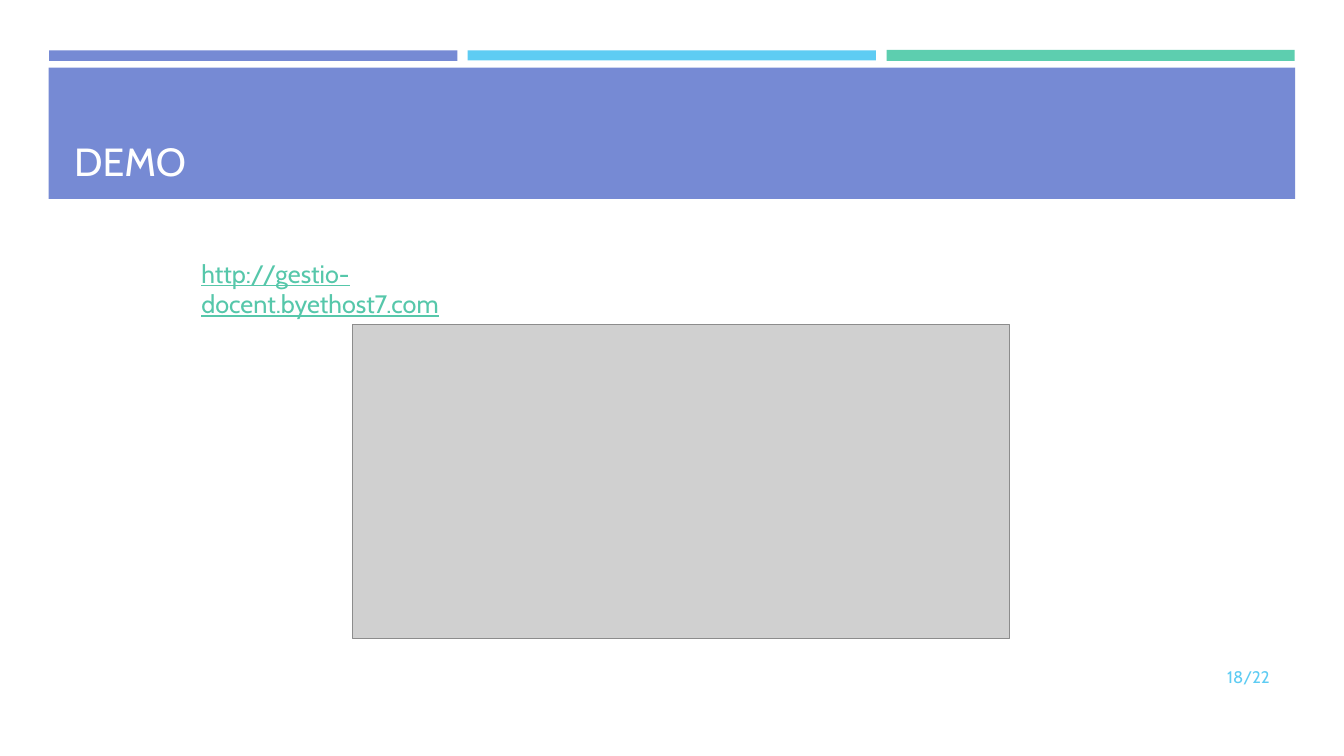
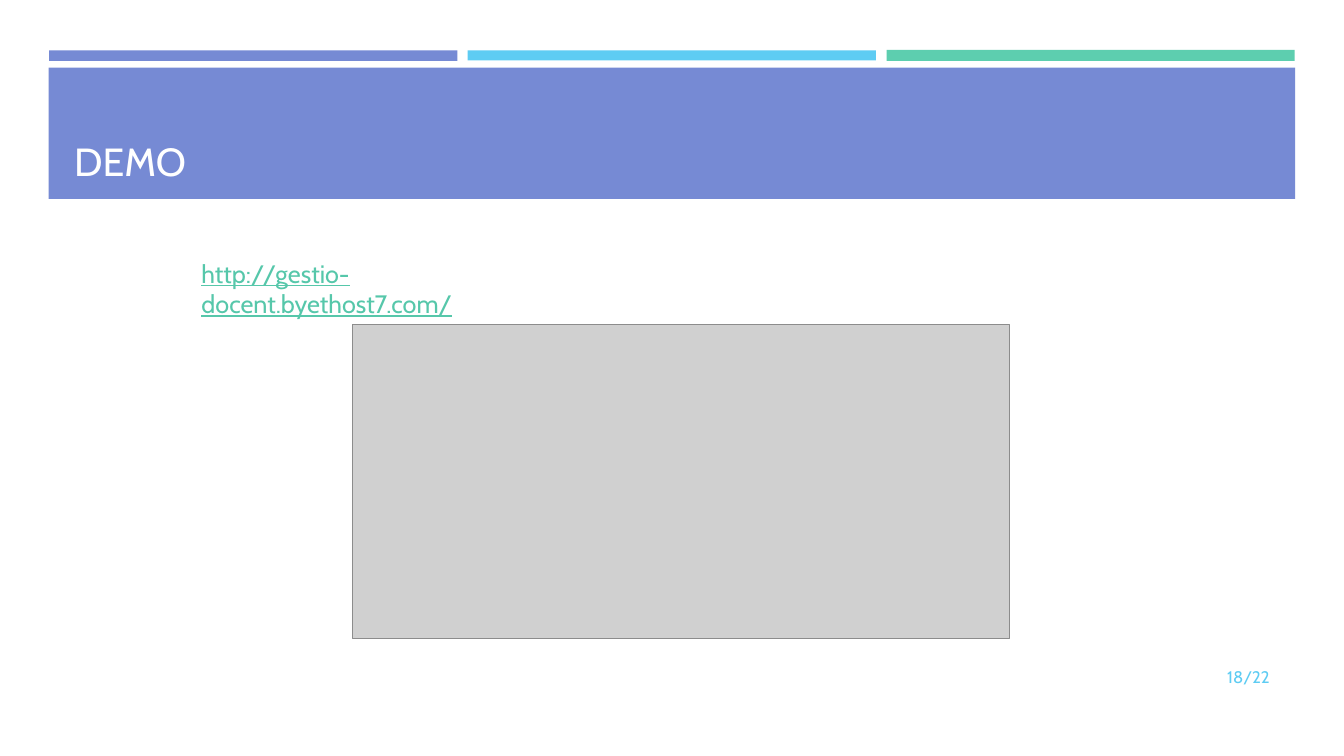
Before and after one commit to mdlunag/tfg, a slide deck: slide 18 of tfg_presentacio.pptx. Drawn at 1344x756 pixels with LibreOffice and Linux fonts; fonts in the diff are those of the drawing; grey boxes stand for pictures. Boxes give left, top, right and bottom in pixels: in the first picture for what was removed or moved away, otherwise in the second. Text is boxed around its words. In the diff, an @@ line names an element or a change of style, - is before the commit and + after.

Commit message:
final

```diff
--- a/tfg_presentacio.pptx
+++ b/tfg_presentacio.pptx
@@ text at [201,264,452,319]: text changed @@
-http://gestio-docent.byethost7.com
+http://gestio-docent.byethost7.com/
```
Also in this commit, not shown: 2 other slides changed.
